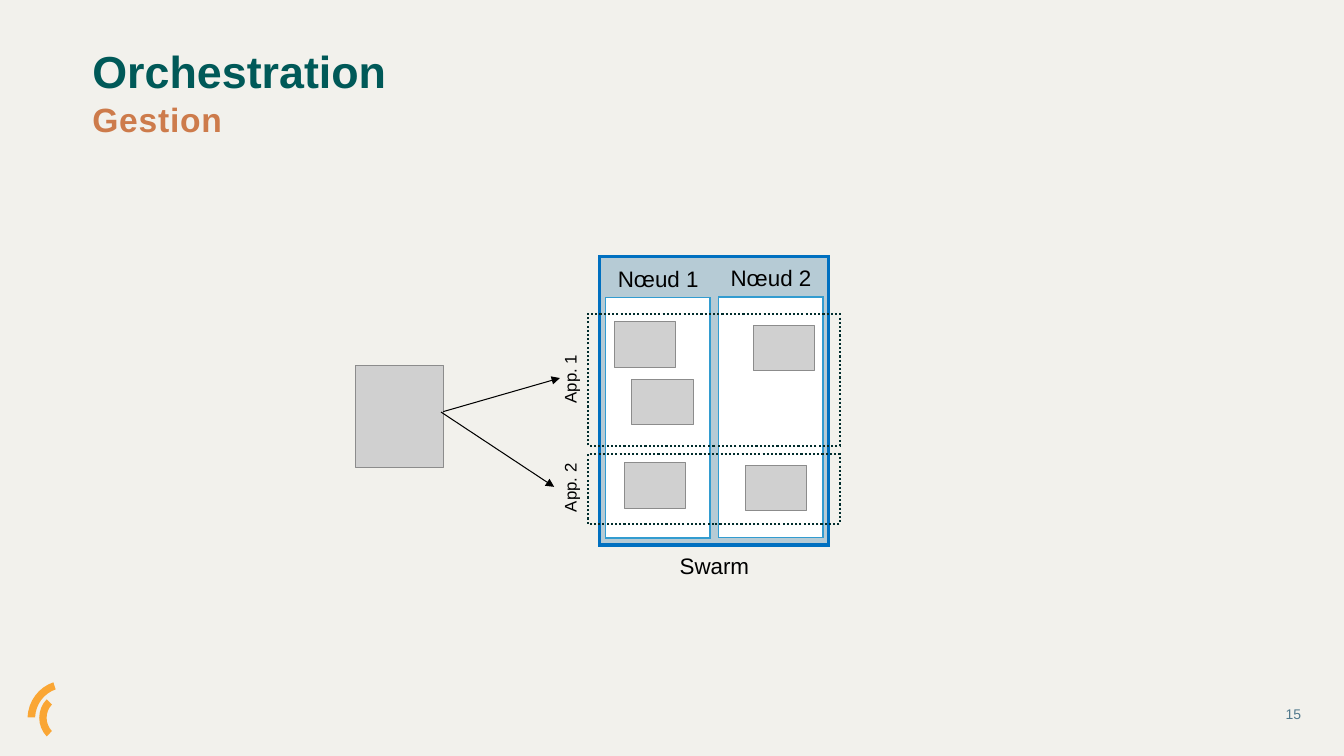
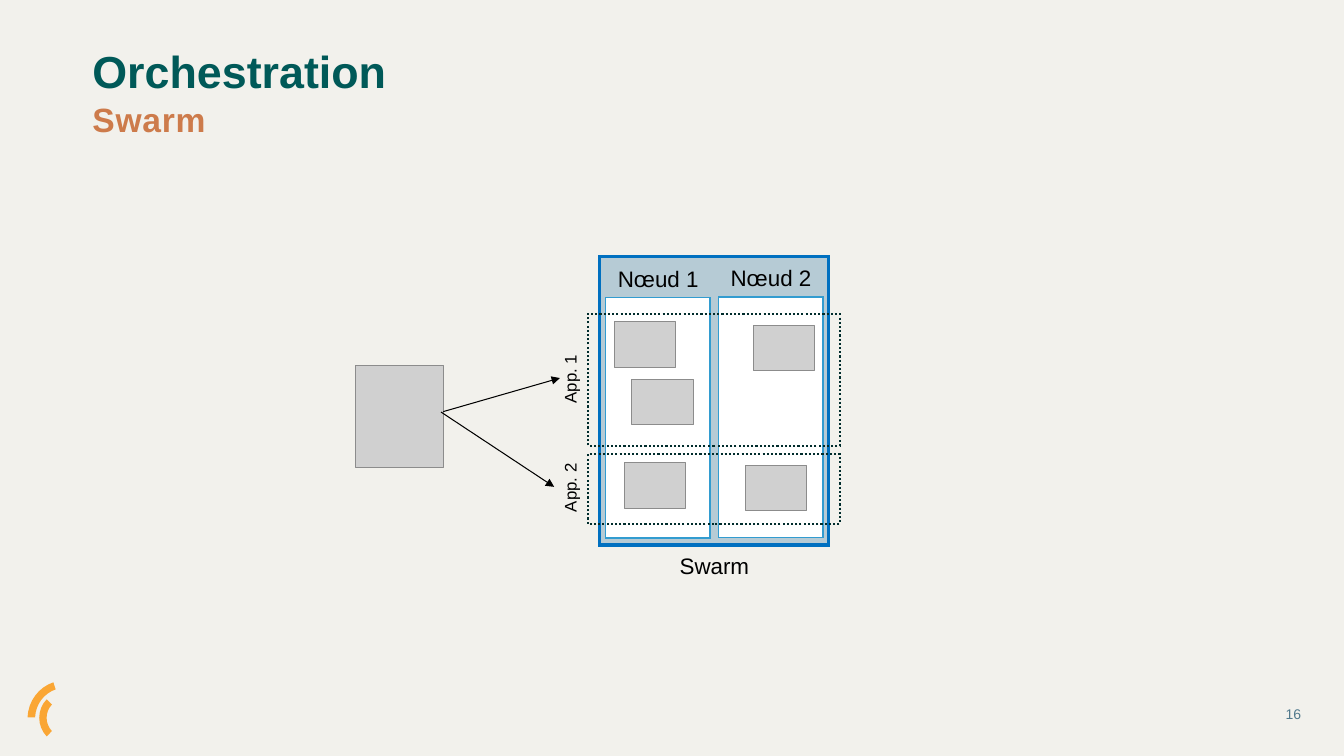
Before and after one commit to Champions-Infonuagiques/les-conteneurs, a slide deck: slide 16 of doc/les conteneurs.pptx (slide 15 before the commit). Drawn at 1344x756 pixels with LibreOffice and Linux fonts; fonts in the diff are those of the drawing; grey boxes stand for pictures. Boxes give left, top, right and bottom in pixels: in the first picture for what was removed or moved away, otherwise in the second. Text is boxed around its words. In the diff, an @@ line names an element or a change of style, - is before the commit and + after.

```diff
--- a/doc/les conteneurs.pptx
+++ b/doc/les conteneurs.pptx
@@ text at [92,108,205,133]: text changed @@
-Gestion
+Swarm
@@ page number at [1286,709,1302,719]: text changed @@
-15
+16
```
Also in this commit, not shown: 1 other slide changed, 2 slides added, 1 slide removed, 6 other files.
